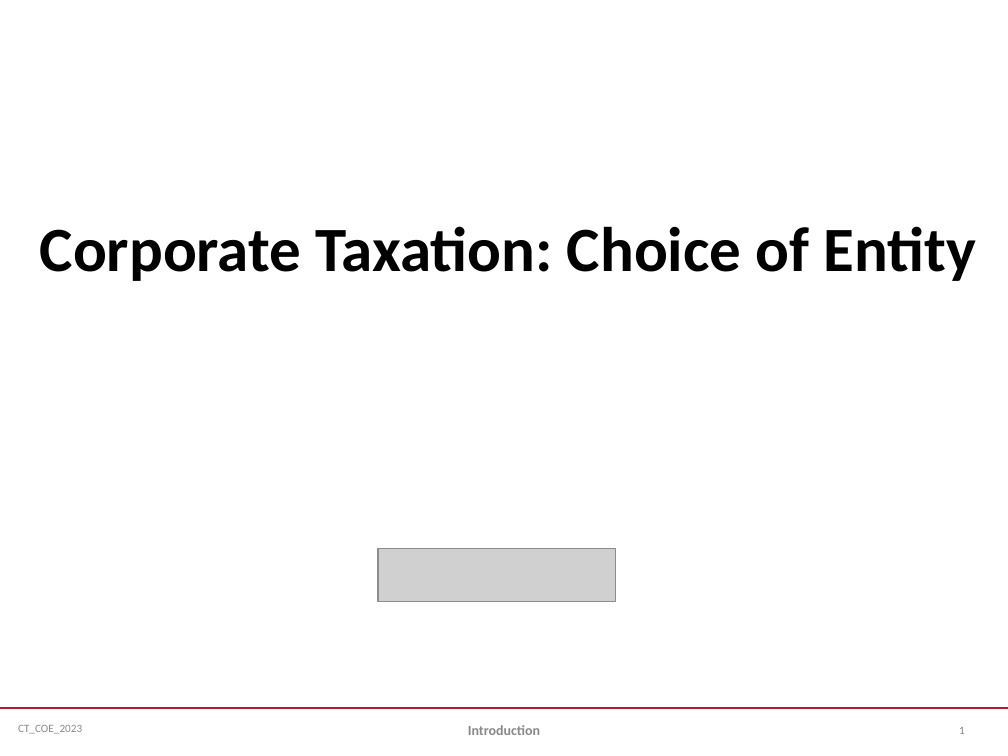
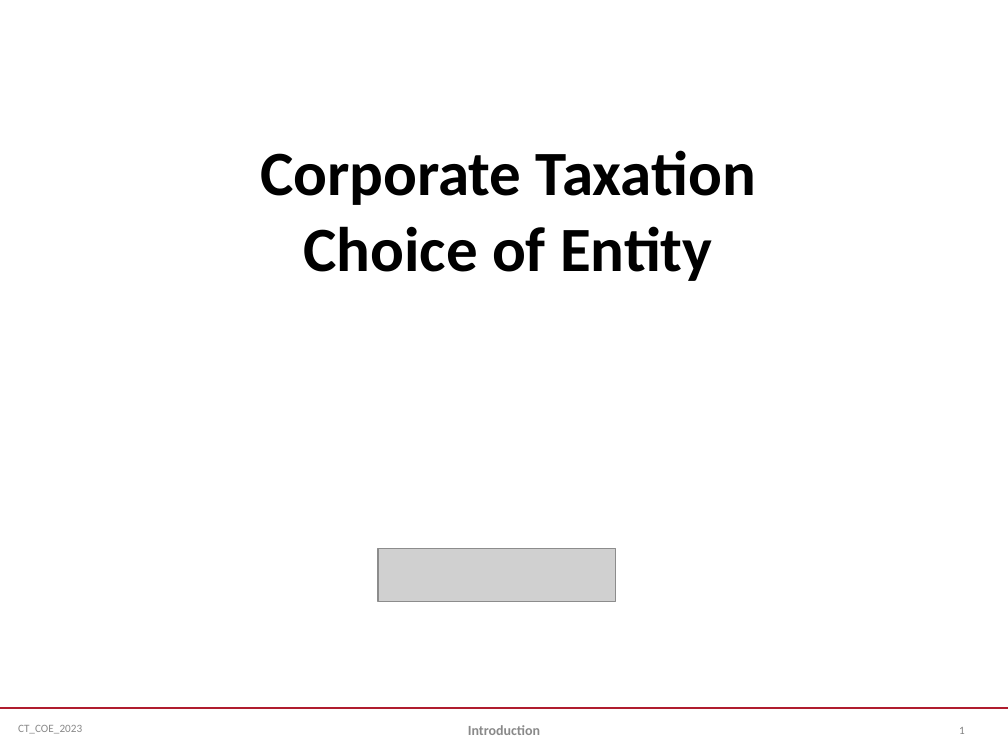
Before and after one commit to jmc877/Corporate-Tax, a slide deck: slide 1 of slides/CT_COE_2023S.pptx. Drawn at 1008x756 pixels with LibreOffice and Linux fonts; fonts in the diff are those of the drawing; grey boxes stand for pictures. Boxes give left, top, right and bottom in pixels: in the first picture for what was removed or moved away, otherwise in the second. Text is boxed around its words. In the diff, an @@ line names an element or a change of style, - is before the commit and + after.

```diff
--- a/slides/CT_COE_2023S.pptx
+++ b/slides/CT_COE_2023S.pptx
@@ title at <box>260,150,756,281</box>: text changed @@
-Corporate Taxation: Choice of Entity
+Corporate Taxation
+Choice of Entity
```
Also in this commit, not shown: 5 other slides changed, 3 other files.
